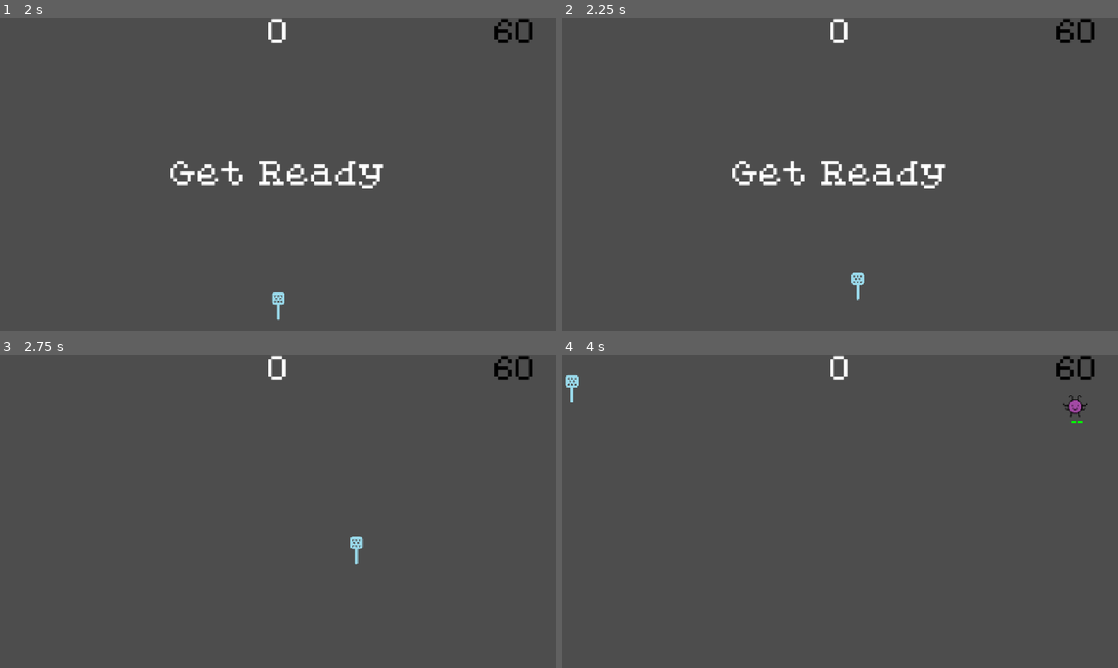
Above: before the commit, frames 1-4 (two rows, left to right).
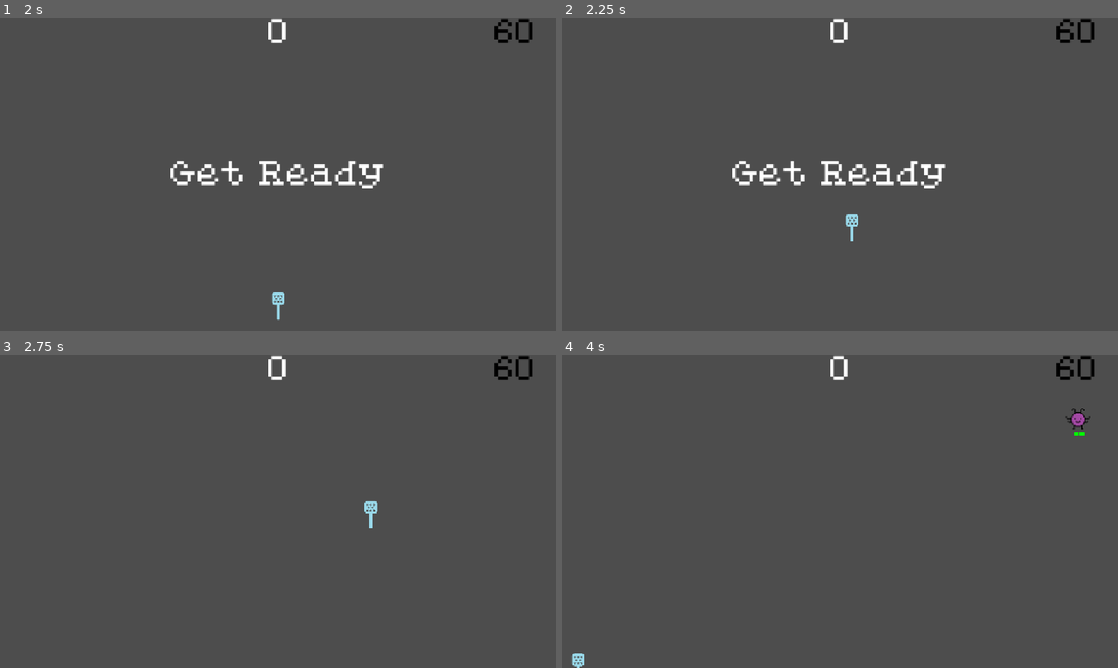
Above: after the commit, the same moments.

Repository: Evenwood/godotgamejame84
Game: Godot game, scene res://gui/title.tscn
The game is run twice, just before and just after one commit, with the same random seed, the same clock (stepped at 60 frames per second) and the same inputs.
Inputs (mouse positions are in pixels of both pictures, inside the frame that each line leads up to):
- Up to frame 1 (2 s): click "Start" at 0.5 s; click "Start" at 1.25 s
- Up to frame 2 (2.25 s): tap Enter at 2 s; move the mouse to (962, 158) at 2.02 s; right-click (962, 158) at 2.1 s
- Up to frame 3 (2.75 s): no input
- Up to frame 4 (4 s): move the mouse to (728, 527) at 2.77 s; click (728, 527) at 2.85 s; right-click (728, 527) at 3.05 s; move the mouse to (895, 442) at 3.52 s; right-click (895, 442) at 3.6 s

Frame 1 is identical in both runs. In frame 2, 0.2% of the frame differs, in the area x 51-55%, y 62-91%; in frame 3, 0.2%; in frame 4, 0.5%, in the area x 0-95%, y 6-100%.

Commit message:
Added input mapping for right click to return player to start position

Diff:
--- a/gamejam84/main.gd
+++ b/gamejam84/main.gd
@@ -42,10 +42,12 @@
 	if(game_active):
 		update_score()
 		stats.update_stats()
-	if (game_active && Input.is_action_just_pressed("escape")):
+	if(game_active && Input.is_action_just_pressed("escape")):
 		process_pause()
 	if(game_active && paused != true && Input.is_action_just_pressed("swat")):
 		Core.num_swats += 1
+	if(game_active && paused != true && Input.is_action_just_pressed("return")):
+		$Player.start($StartPosition.position)
 
 func new_game():
 	score = 0
--- a/gamejam84/project.godot
+++ b/gamejam84/project.godot
@@ -40,3 +40,8 @@
 "events": [Object(InputEventKey,"resource_local_to_scene":false,"resource_name":"","device":-1,"window_id":0,"alt_press …(195 unchanged characters)…
 ]
 }
+return={
+"deadzone": 0.2,
+"events": [Object(InputEventMouseButton,"resource_local_to_scene":false,"resource_name":"","device":-1,"window_id":0,"alt_pressed":false,"shift_pressed":false,"ctrl_pressed":false,"meta_pressed":false,"button_mask":2,"position":Vector2(169, 8),"global_position":Vector2(178, 56),"factor":1.0,"button_index":2,"canceled":false,"pressed":true,"double_click":false,"script":null)
+]
+}
